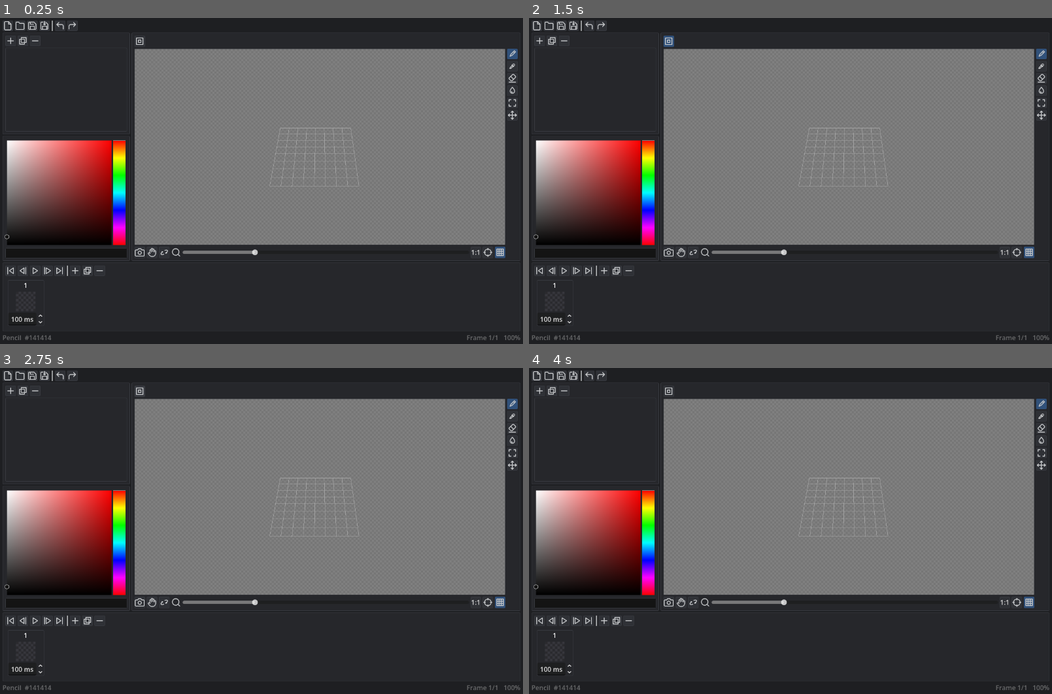
Above: before the commit, frames 1-4 (two rows, left to right).
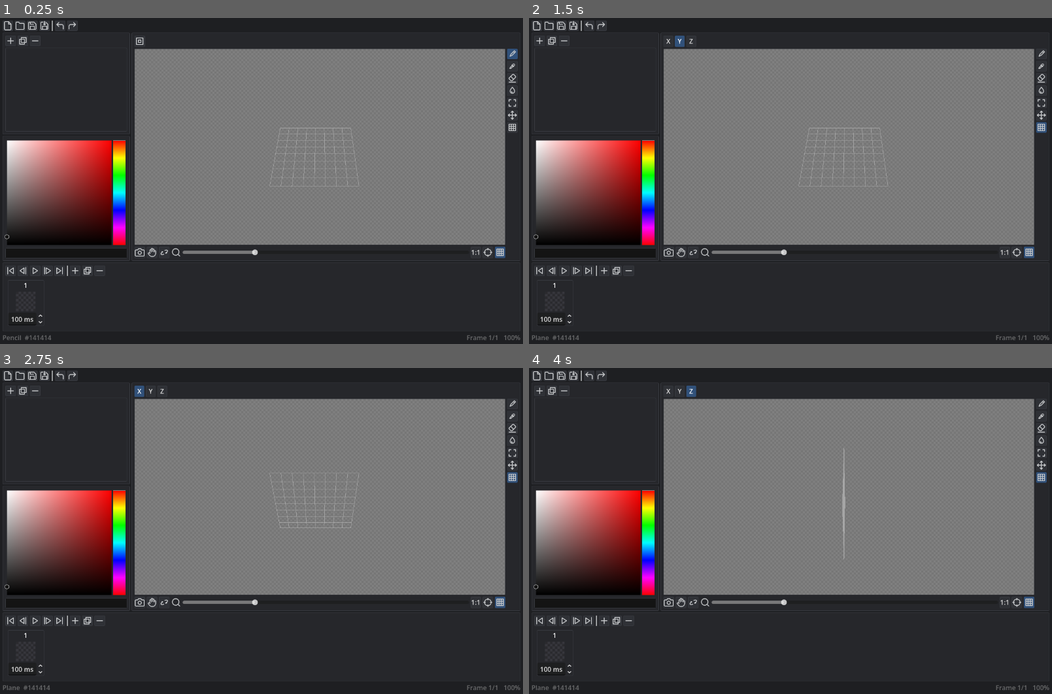
Above: after the commit, the same moments.

Repository: LeonardMeagher2/LVE
Game: Godot game, scene res://ui/main.tscn
Same seed, same stepped clock (60 frames per second), same inputs: the game is played once before the commit and once after it.
Inputs (mouse positions are in pixels of both pictures, inside the frame that each line leads up to):
- Up to frame 1 (0.25 s): no input
- Up to frame 2 (1.5 s): click (670, 40) at 0.5 s; click (1041, 128) at 1.27 s
- Up to frame 3 (2.75 s): click (141, 390) at 2 s, where only the run after the commit has a clickable "X"
- Up to frame 4 (4 s): click (680, 390) at 2.75 s, where only the run after the commit has a clickable "Y"; click (691, 390) at 3.5 s, where only the run after the commit has a clickable "Z"

The runs differ from the first frame. In frame 1, less than 0.1% of the frame differs, in the area x 97-99%, y 32-35%; in frame 2, 0.3%; in frame 3, 0.5%, in the area x 1-99%, y 5-99%; in frame 4, 0.5%.

Commit message:
Add the floor plane tool with side-aware picking

Diff:
--- a/state/voxi.gd
+++ b/state/voxi.gd
@@ -11,6 +11,7 @@
 signal cells_changed()
 signal selection_changed()
 signal view_mode_changed(mode: ViewMode)
+signal floor_plane_changed()
 
 enum ViewMode {
 	NONE,
@@ -31,6 +32,18 @@
 			return
 		view_mode = value
 		view_mode_changed.emit(value)
+var floor_axis := Vector3.Axis.AXIS_Y:
+	set(value):
+		if value == floor_axis or value < Vector3.Axis.AXIS_X or value > Vector3.Axis.AXIS_Z:
+			return
+		floor_axis = value
+		floor_plane_changed.emit()
+var floor_index := 0:
+	set(value):
+		if value == floor_index:
+			return
+		floor_index = value
+		floor_plane_changed.emit()
 var tools := {}
 var tool: ToolInfo = null
 var current_color := Color.from_rgba8(20, 20, 20)
@@ -55,6 +68,7 @@
 	add_tool(load("res://tools/wand_select.tres"))
 	add_tool(load("res://tools/lasso.tres"))
 	add_tool(load("res://tools/move.tres"))
+	add_tool(load("res://tools/plane.tres"))
 	tool = tools["pencil"]
 
 
--- /dev/null
+++ b/tests/floor_plane.gd
@@ -0,0 +1,159 @@
+extends "res://tests/test.gd"
+
+var _inst: Node = null
+var _vp: EditorViewport
+var _grid: GridRenderer
+var _before := 0
+
+
+func _ready() -> void:
+	var scene: PackedScene = load("res://ui/main.tscn")
+	_inst = scene.instantiate()
+	get_tree().root.add_child.call_deferred(_inst)
+	test("the floor plane picks from any side, changes axis, and moves with the plane tool", _run)
+
+
+func _run() -> void:
+	step("Given the default floor plane on the Y axis at layer 0", func():
+		_vp = editor_viewport(_inst)
+		_grid = _vp.get_node("%Grid")
+		State.floor_axis = Vector3.Axis.AXIS_Y
+		State.floor_index = 0
+	)
+
+	step("When the user aims down and up at the same grid point", func():
+		var down := VoxelPicking.ground_pick(Vector3(3, 8, -2), Vector3(0, -1, 0), Vector3(0, -1, 0))
+		expect(down.target == Vector3i(3, 0, -2), "the aim from above lands on the floor layer")
+		var up := VoxelPicking.ground_pick(Vector3(3, -9, -2), Vector3(0, 1, 0), Vector3(0, 1, 0))
+		expect(up.target == Vector3i(3, -1, -2), "the aim from below lands under the plane")
+		expect(up.plane != null, "the aim from below builds a stroke plane")
+	)
+
+	step("When the tool picks empty space from below", func():
+		var pick := VoxelPicking.start_pick(Vector3(1, -7, 4), Vector3(0.2, 1.0, -0.1), {}, Vector3(0, 1, 0))
+		expect(pick.target.x == 1 or pick.target.x == 2, "the slanted pick keeps the in-plane column near the ray")
+		expect(pick.target.y == -1, "the start pick from below rests under the plane")
+		expect(pick.hit == State.NONE, "empty space has no voxel hit")
+	)
+
+	step("When the user turns the floor to the X and Z axes", func():
+		State.floor_axis = Vector3.Axis.AXIS_X
+		var pos := VoxelPicking.ground_pick(Vector3(6, 2, 5), Vector3(-1, 0, 0), Vector3(-1, 0, 0)).target
+		expect(pos == Vector3i(0, 2, 5), "an X pick from the far side lands on the X floor layer")
+		pos = VoxelPicking.ground_pick(Vector3(-6, 2, 5), Vector3(1, 0, 0), Vector3(1, 0, 0)).target
+		expect(pos == Vector3i(-1, 2, 5), "an X pick from the near side lands under the X floor")
+		State.floor_axis = Vector3.Axis.AXIS_Z
+		pos = VoxelPicking.ground_pick(Vector3(1, 2, 8), Vector3(0, 0, -1), Vector3(0, 0, -1)).target
+		expect(pos == Vector3i(1, 2, 0), "a Z pick from the far side lands on the Z floor layer")
+		pos = VoxelPicking.ground_pick(Vector3(1, 2, -8), Vector3(0, 0, 1), Vector3(0, 0, 1)).target
+		expect(pos == Vector3i(1, 2, -1), "a Z pick from the near side lands under the Z floor")
+		State.floor_axis = Vector3.Axis.AXIS_Y
+	)
+
+	step("When the user raises the floor three layers", func():
+		State.floor_index = 3
+		var above := VoxelPicking.ground_pick(Vector3(0, 9, 0), Vector3(0, -1, 0), Vector3(0, -1, 0)).target
+		expect(above.y == 3, "the raised floor takes the aim from above into layer 3")
+		var below := VoxelPicking.ground_pick(Vector3(0, -5, 0), Vector3(0, 1, 0), Vector3(0, 1, 0)).target
+		expect(below.y == 2, "the raised floor takes the aim from below into layer 2")
+		expect(_grid.position.y == 2.5, "the grid lines sit under the raised layer")
+		State.floor_index = 0
+		expect(_grid.position.y == -0.5, "the grid returns under the base layer")
+	)
+
+	step("Given the plane tool is active", func():
+		State.set_tool(State.tools.plane)
+	)
+
+	await get_tree().process_frame
+
+	step("When the user drags the plane upward", func():
+		_before = State.floor_index
+		_drag_plane(-120.0)
+		expect(State.floor_index > _before, "the upward drag lifts the plane")
+		expect(_grid.position[State.floor_axis] == float(State.floor_index) - 0.5, "the grid follows the dragged plane")
+	)
+
+	step("When the user drags the plane downward", func():
+		_before = State.floor_index
+		_drag_plane(200.0)
+		expect(State.floor_index < _before, "the downward drag lowers the plane")
+		expect(_grid.position[State.floor_axis] == float(State.floor_index) - 0.5, "the grid follows the lowered plane")
+	)
+
+	step("When the user drags from empty space beside the plane", func():
+		_before = State.floor_index
+		_drag_plane(-100.0, 260.0)
+		expect(State.floor_index > _before, "a drag that starts off the plane still moves it")
+	)
+
+
+	step("When the user presses the Z and X keys", func():
+		_key(KEY_Z)
+		expect(State.floor_axis == Vector3.Axis.AXIS_Z, "the Z key faces the plane along Z")
+		_key(KEY_X)
+		expect(State.floor_axis == Vector3.Axis.AXIS_X, "the X key faces the plane along X")
+	)
+
+	await get_tree().process_frame
+
+	step("When the user presses an axis button in the option bar", func():
+		var z_btn := _axis_button("Z")
+		expect(z_btn != null, "the option bar shows axis buttons for the plane tool")
+		if z_btn:
+			z_btn.pressed.emit()
+			expect(State.floor_axis == Vector3.Axis.AXIS_Z, "the Z button faces the plane along Z")
+			var y_btn := _axis_button("Y")
+			y_btn.pressed.emit()
+			expect(State.floor_axis == Vector3.Axis.AXIS_Y, "the Y button faces the plane along Y")
+	)
+
+	step("When the editor returns to the default floor", func():
+		State.floor_axis = Vector3.Axis.AXIS_Y
+		State.floor_index = 0
+		State.set_tool(State.tools.pencil)
+		expect(State.floor_axis == Vector3.Axis.AXIS_Y, "the floor returns to the Y axis")
+		expect(State.floor_index == 0, "the floor returns to layer 0")
+	)
+
+
+func _drag_plane(delta_y: float, offset_x := 0.0) -> void:
+	var cam := _vp.get_viewport().get_camera_3d()
+	var center := Vector3.ZERO
+	center[State.floor_axis] = float(State.floor_index) - 0.5
+	var pos := cam.unproject_position(center) + Vector2(offset_x, 0.0)
+	_mouse_button(pos, true)
+	for i in 3:
+		_mouse_motion(pos + Vector2(0.0, delta_y * float(i + 1) / 3.0))
+	_mouse_button(pos + Vector2(0.0, delta_y), false)
+
+
+func _mouse_button(pos: Vector2, pressed: bool) -> void:
+	var ev := InputEventMouseButton.new()
+	ev.button_index = MOUSE_BUTTON_LEFT
+	ev.pressed = pressed
+	ev.position = pos
+	ev.button_mask = MOUSE_BUTTON_MASK_LEFT if pressed else 0
+	_vp.get_viewport().push_input(ev)
+
+
+func _mouse_motion(pos: Vector2) -> void:
+	var ev := InputEventMouseMotion.new()
+	ev.position = pos
+	ev.button_mask = MOUSE_BUTTON_MASK_LEFT
+	_vp.get_viewport().push_input(ev)
+
+
+func _key(code: Key) -> void:
+	var ev := InputEventKey.new()
+	ev.keycode = code
+	ev.pressed = true
+	_vp.get_viewport().push_input(ev)
+
+
+func _axis_button(label: String) -> Button:
+	for node in _inst.find_children("*", "Button", true, false):
+		var b := node as Button
+		if b and b.toggle_mode and b.text == label:
+			return b
+	return null
--- /dev/null
+++ b/tests/floor_plane.tscn
@@ -0,0 +1,6 @@
+[gd_scene format=3]
+
+[ext_resource type="Script" path="res://tests/floor_plane.gd" id="1"]
+
+[node name="FloorPlane" type="Node"]
+script = ExtResource("1")
--- /dev/null
+++ b/tools/plane.tres
@@ -0,0 +1,22 @@
+[gd_resource type="Resource" script_class="ToolInfo" format=3]
+
+[ext_resource type="Texture2D" uid="uid://bhg85sqfio31d" path="res://icons/grid.svg" id="1_grid"]
+[ext_resource type="Script" uid="uid://cjerda0p540dt" path="res://tools/tool_info.gd" id="2_info"]
+[ext_resource type="Script" uid="uid://psmrld84nlu7" path="res://tools/tool_option.gd" id="3_opt"]
+
+[sub_resource type="Resource" id="Resource_axis"]
+script = ExtResource("3_opt")
+id = "axis"
+label = "plane axis"
+default = 1
+option_scene = "res://tools/plane/axis_picker.tscn"
+
+[resource]
+script = ExtResource("2_info")
+id = "plane"
+display_name = "Plane"
+icon = ExtResource("1_grid")
+tooltip = "Move the drawing floor plane"
+group = ""
+tool_scene = "res://tools/plane/plane_tool.tscn"
+options = [SubResource("Resource_axis")]
--- /dev/null
+++ b/tools/plane/axis_picker.gd
@@ -0,0 +1,28 @@
+extends HBoxContainer
+
+const AXES := {
+	"x": Vector3.Axis.AXIS_X,
+	"y": Vector3.Axis.AXIS_Y,
+	"z": Vector3.Axis.AXIS_Z,
+}
+
+@export var option: ToolOption
+@export var group := ""
+
+
+func _ready() -> void:
+	for b in get_children():
+		if b is Button and AXES.has(str(b.name)):
+			(b as Button).pressed.connect(_on_pressed.bind(str(b.name)))
+	State.floor_plane_changed.connect(_sync)
+	_sync()
+
+
+func _on_pressed(btn_name: String) -> void:
+	State.floor_axis = AXES[btn_name]
+
+
+func _sync() -> void:
+	for b in get_children():
+		if b is Button and AXES.has(str(b.name)):
+			(b as Button).set_pressed_no_signal(State.floor_axis == AXES[str(b.name)])
--- /dev/null
+++ b/tools/plane/axis_picker.tscn
@@ -0,0 +1,32 @@
+[gd_scene format=3 uid="uid://ddpkm0ynpookr"]
+
+[ext_resource type="Script" uid="uid://oys7lq7bf3te" path="res://tools/plane/axis_picker.gd" id="1"]
+
+[sub_resource type="ButtonGroup" id="bg"]
+
+[node name="AxisPicker" type="HBoxContainer" unique_id=1045287805]
+script = ExtResource("1")
+
+[node name="x" type="Button" parent="." unique_id=87429794]
+custom_minimum_size = Vector2(24, 0)
+layout_mode = 2
+tooltip_text = "Floor plane faces the X axis"
+toggle_mode = true
+button_group = SubResource("bg")
+text = "X"
+
+[node name="y" type="Button" parent="." unique_id=432623458]
+custom_minimum_size = Vector2(24, 0)
+layout_mode = 2
+tooltip_text = "Floor plane faces the Y axis"
+toggle_mode = true
+button_group = SubResource("bg")
+text = "Y"
+
+[node name="z" type="Button" parent="." unique_id=1054591168]
+custom_minimum_size = Vector2(24, 0)
+layout_mode = 2
+tooltip_text = "Floor plane faces the Z axis"
+toggle_mode = true
+button_group = SubResource("bg")
+text = "Z"
--- /dev/null
+++ b/tools/plane/plane_tool.gd
@@ -0,0 +1,160 @@
+class_name PlaneTool
+extends VoxelTool
+
+var _dragging := false
+var _grab_point := Vector3.ZERO
+var _drag_normal := Vector3.BACK
+var _fill: MeshInstance3D
+var _border: MeshInstance3D
+
+
+func _ready() -> void:
+	super._ready()
+	State.floor_plane_changed.connect(_sync_visual)
+	State.document_changed.connect(_sync_visual)
+
+
+func on_activated() -> void:
+	super.on_activated()
+	_sync_visual()
+
+
+func on_deactivated() -> void:
+	super.on_deactivated()
+	_dragging = false
+
+
+func handle_input(event: InputEvent, pos: Vector2) -> bool:
+	var r := _ray(pos)
+	var origin: Vector3 = r[0]
+	var dir: Vector3 = r[1]
+	if event is InputEventMouseButton:
+		var mb := event as InputEventMouseButton
+		if mb.button_index != MOUSE_BUTTON_LEFT:
+			return false
+		if mb.pressed:
+			var hit := _hit_plane(origin, dir, _axis_normal(), _plane_level())
+			if hit == Vector3.INF:
+				return false
+			_dragging = true
+			_drag_normal = _forward()
+			_grab_point = hit
+			return true
+		if _dragging:
+			_dragging = false
+			return true
+		return false
+	if event is InputEventMouseMotion:
+		var mm := event as InputEventMouseMotion
+		if _dragging and mm.button_mask & MOUSE_BUTTON_MASK_LEFT:
+			var d := _grab_point.dot(_drag_normal)
+			var hit := _hit_plane(origin, dir, _drag_normal, d)
+			if hit != Vector3.INF:
+				State.floor_index = roundi(hit[State.floor_axis] + 0.5)
+			return true
+		return false
+	if event is InputEventKey:
+		var k := event as InputEventKey
+		if not k.pressed or k.echo:
+			return false
+		if k.ctrl_pressed or k.alt_pressed or k.meta_pressed or k.shift_pressed:
+			return false
+		match k.keycode:
+			KEY_X:
+				State.floor_axis = Vector3.Axis.AXIS_X
+				return true
+			KEY_Y:
+				State.floor_axis = Vector3.Axis.AXIS_Y
+				return true
+			KEY_Z:
+				State.floor_axis = Vector3.Axis.AXIS_Z
+				return true
+		return false
+	return false
+
+
+func _sync_visual() -> void:
+	if visual == null or _fill == null:
+		return
+	var a := State.floor_axis
+	var u := (a + 1) % 3
+	var v := (a + 2) % 3
+	var bounds := State.document.bounds()
+	var lo := GridRenderer.span_lo(bounds)
+	var hi := GridRenderer.span_hi(bounds)
+	var nu := hi[u] - lo[u]
+	var nv := hi[v] - lo[v]
+
+	var quad := PackedVector3Array([
+		GridRenderer._vec(u, v, 0.0, 0.0),
+		GridRenderer._vec(u, v, nu, 0.0),
+		GridRenderer._vec(u, v, nu, nv),
+		GridRenderer._vec(u, v, 0.0, nv),
+	])
+	var fill_mesh := ArrayMesh.new()
+	var st := SurfaceTool.new()
+	st.begin(Mesh.PRIMITIVE_TRIANGLES)
+	st.add_triangle_fan(quad)
+	st.commit(fill_mesh)
+	_fill.mesh = fill_mesh
+
+	var lines := PackedVector3Array()
+	for i in 4:
+		lines.append(quad[i])
+		lines.append(quad[(i + 1) % 4])
+	var line_mesh := ArrayMesh.new()
+	line_mesh.add_surface_from_arrays(Mesh.PRIMITIVE_LINES, MeshUtil.vertex_arrays(lines))
+	_border.mesh = line_mesh
+
+	var p := Vector3.ZERO
+	p[a] = float(State.floor_index) - 0.5
+	p[u] = lo[u]
+	p[v] = lo[v]
+	position = p
+
+
+func _on_color_changed(c: Color) -> void:
+	super._on_color_changed(c)
+	if _hover_mat:
+		_hover_mat.albedo_color = Color(c, 0.10)
+
+
+func _build_visual() -> Node3D:
+	_hover_mat = StandardMaterial3D.new()
+	_hover_mat.transparency = BaseMaterial3D.TRANSPARENCY_ALPHA
+	_hover_mat.shading_mode = BaseMaterial3D.SHADING_MODE_UNSHADED
+	_hover_mat.cull_mode = BaseMaterial3D.CULL_DISABLED
+	_hover_mat.albedo_color = Color(State.current_color, 0.10)
+	_fill = MeshInstance3D.new()
+	_fill.mesh = ArrayMesh.new()
+	_fill.material_override = _hover_mat
+	_fill.cast_shadow = GeometryInstance3D.SHADOW_CASTING_SETTING_OFF
+	_outline_mat = load("res://viewport/hover_line.tres") as StandardMaterial3D
+	_border = MeshInstance3D.new()
+	_border.mesh = ArrayMesh.new()
+	_border.material_override = _outline_mat
+	_border.cast_shadow = GeometryInstance3D.SHADOW_CASTING_SETTING_OFF
+	var root := Node3D.new()
+	root.add_child(_fill)
+	root.add_child(_border)
+	return root
+
+
+func _axis_normal() -> Vector3:
+	var n := Vector3.ZERO
+	n[State.floor_axis] = 1.0
+	return n
+
+
+func _plane_level() -> float:
+	return float(State.floor_index) - 0.5
+
+
+func _hit_plane(origin: Vector3, dir: Vector3, normal: Vector3, d: float) -> Vector3:
+	var denom := dir.dot(normal)
+	if absf(denom) < 1e-8:
+		return Vector3.INF
+	var t := (d - origin.dot(normal)) / denom
+	if t <= 0.0:
+		return Vector3.INF
+	return origin + dir * t
--- /dev/null
+++ b/tools/plane/plane_tool.tscn
@@ -0,0 +1,6 @@
+[gd_scene format=3]
+
+[ext_resource type="Script" path="res://tools/plane/plane_tool.gd" id="1"]
+
+[node name="PlaneTool" type="Node3D"]
+script = ExtResource("1")
--- a/viewport/grid_renderer.gd
+++ b/viewport/grid_renderer.gd
@@ -2,42 +2,69 @@
 extends MeshInstance3D
 
 var _last_bounds: AABB
+var _last_axis := -1
+var _last_index := 0
 var _built := false
 
 func _ready() -> void:
 	rebuild()
 	State.cells_changed.connect(rebuild)
 	State.document_changed.connect(rebuild)
+	State.floor_plane_changed.connect(rebuild)
 
 func rebuild() -> void:
 	var bounds := State.document.bounds()
-	if _built and bounds == _last_bounds:
+	var axis := State.floor_axis
+	var index := State.floor_index
+	if _built and bounds == _last_bounds and axis == _last_axis and index == _last_index:
 		return
 	_built = true
 	_last_bounds = bounds
+	_last_axis = axis
+	_last_index = index
 	for child in get_children():
 		remove_child(child)
 		child.queue_free()
 
-	var cx := int(bounds.size.x) + 2
-	var cz := int(bounds.size.z) + 2
-
-	if bounds.has_volume():
-		position = bounds.position -Vector3.ONE * 1.5
-		position.y = -0.5
-	else:
-		position = -Vector3(4.5,0.5,4.5)
-		cx=8
-		cz=8
+	var u := (axis + 1) % 3
+	var v := (axis + 2) % 3
+	var lo := span_lo(bounds)
+	var hi := span_hi(bounds)
+	var nu := int(hi[u] - lo[u])
+	var nv := int(hi[v] - lo[v])
 
 	var lines := PackedVector3Array()
-	for i in cx + 1:
-		lines.append(Vector3(i, 0, 0))
-		lines.append(Vector3(i, 0, cz))
-	for i in cz + 1:
-		lines.append(Vector3(0, 0, i))
-		lines.append(Vector3(cx, 0, i))
+	for i in nu + 1:
+		lines.append(_vec(u, v, float(i), 0.0))
+		lines.append(_vec(u, v, float(i), float(nv)))
+	for j in nv + 1:
+		lines.append(_vec(u, v, 0.0, float(j)))
+		lines.append(_vec(u, v, float(nu), float(j)))
 	var line_mesh := ArrayMesh.new()
 	line_mesh.add_surface_from_arrays(Mesh.PRIMITIVE_LINES, MeshUtil.vertex_arrays(lines))
 
 	mesh = line_mesh
+	var p := Vector3.ZERO
+	p[axis] = float(index) - 0.5
+	p[u] = lo[u]
+	p[v] = lo[v]
+	position = p
+
+
+static func span_lo(bounds: AABB) -> Vector3:
+	if bounds.has_volume():
+		return bounds.position - Vector3.ONE * 1.5
+	return Vector3.ONE * -4.5
+
+
+static func span_hi(bounds: AABB) -> Vector3:
+	if bounds.has_volume():
+		return span_lo(bounds) + bounds.size + Vector3.ONE * 2.0
+	return Vector3.ONE * 3.5
+
+
+static func _vec(u: int, v: int, s: float, t: float) -> Vector3:
+	var q := Vector3.ZERO
+	q[u] = s
+	q[v] = t
+	return q
--- a/viewport/voxel_picking.gd
+++ b/viewport/voxel_picking.gd
@@ -94,13 +94,23 @@
 
 
 static func ground_pick(origin: Vector3, dir: Vector3, forward: Vector3) -> PickResult:
-	if dir.y >= -1e-8:
+	var axis := State.floor_axis
+	var denom := dir[axis]
+	if absf(denom) < 1e-8:
 		return PickResult.new()
-	var t: float = (-0.5 - origin.y) / dir.y
+	var level := float(State.floor_index) - 0.5
+	var t: float = (level - origin[axis]) / denom
 	if t <= 0.0:
 		return PickResult.new()
 	var p: Vector3 = origin + dir * t
-	var c := Vector3i(int(floori(p.x + 0.5)), 0, int(floori(p.z + 0.5)))
+	var c := Vector3i.ZERO
+	for i in 3:
+		if i != axis:
+			c[i] = int(floori(p[i] + 0.5))
+	if origin[axis] >= level:
+		c[axis] = State.floor_index
+	else:
+		c[axis] = State.floor_index - 1
 	var res := PickResult.new()
 	res.target = c
 	res.add_target = c
Not shown, added: tools/plane/axis_picker.gd.uid
Not shown, added: tools/plane/plane_tool.gd.uid
Not shown, changed: NOTES.md
Not shown, changed: TASKS.md
